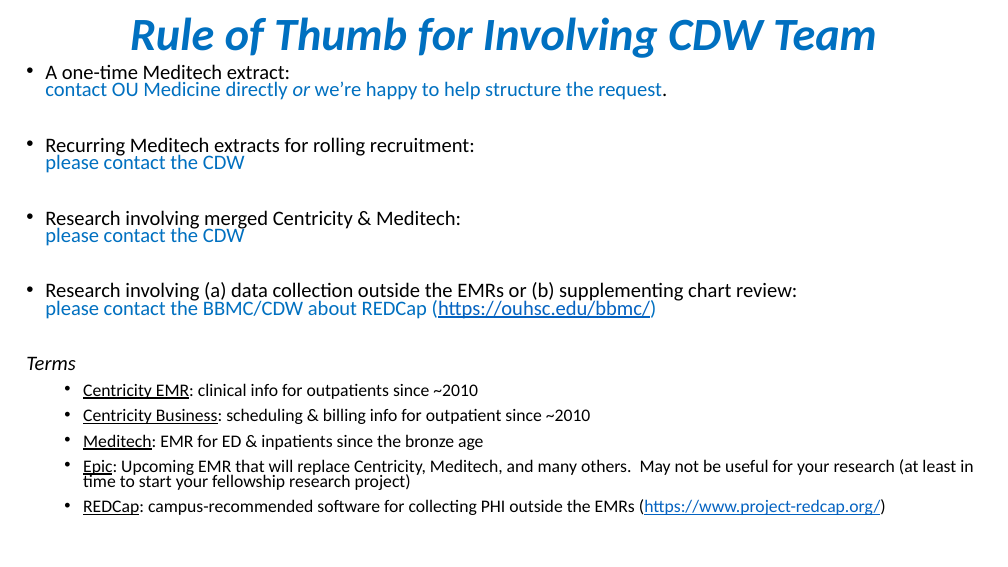
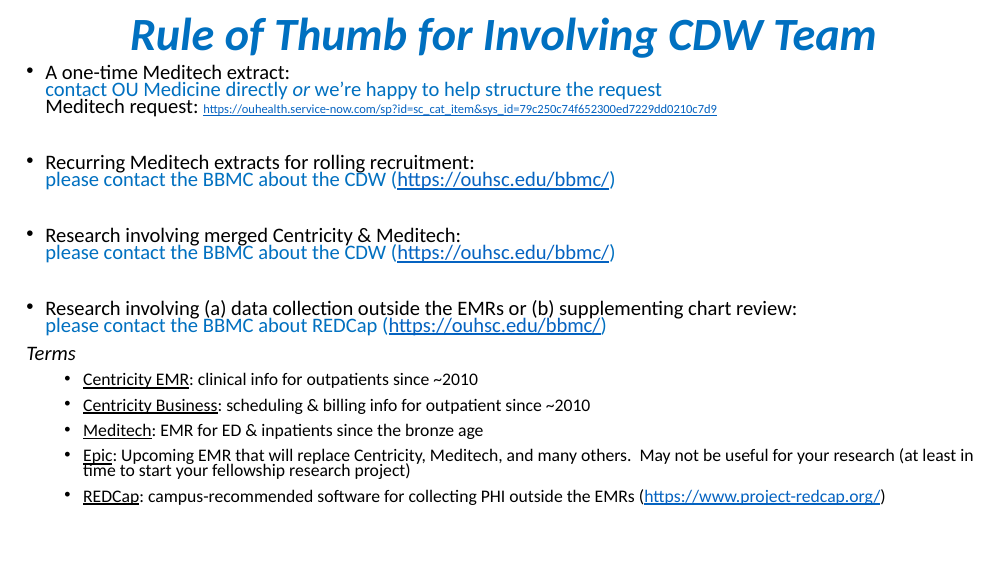
Before and after one commit to OuhscBbmc/prairie-outpost-public, a slide deck: slide 8 of publications/presentation-2020-07-ed-fellows/cdw-ed-fellows-2020-07.pptx. Drawn at 1008x567 pixels with LibreOffice and Linux fonts; fonts in the diff are those of the drawing. Boxes give left, top, right and bottom in pixels: in the first picture for what was removed or moved away, otherwise in the second. Text is boxed around its words. In the diff, an @@ line names an element or a change of style, - is before the commit and + after.

Commit message:
meditech & bbmc urls

```diff
--- a/publications/presentation-2020-07-ed-fellows/cdw-ed-fellows-2020-07.pptx
+++ b/publications/presentation-2020-07-ed-fellows/cdw-ed-fellows-2020-07.pptx
@@ text at (x1=45, y1=64, x2=797, y2=336): text changed @@
-• A one-time Meditech extract:
-  contact OU Medicine directly or we’re happy to help structure the request.
-  • Recurring Meditech extracts for rolling recruitment:
-    please contact the CDW
-  • Research involving merged Centricity & Meditech:
-    please contact the CDW
-  • Research involving (a) data collection outside the EMRs or (b) supplementing chart review:
-    please contact the BBMC/CDW about REDCap (https://ouhsc.edu/bbmc/)
+• A one-time Meditech extract:
+  contact OU Medicine directly or we’re happy to help structure the request
+  Meditech request: https://ouhealth.service-now.com/sp?id=sc_cat_item&sys_id=79c250c74f652300ed7229dd0210c7d9
+  • Recurring Meditech extracts for rolling recruitment:
+    please contact the BBMC about the CDW (https://ouhsc.edu/bbmc/)
+  • Research involving merged Centricity & Meditech:
+    please contact the BBMC about the CDW (https://ouhsc.edu/bbmc/)
+  • Research involving (a) data collection outside the EMRs or (b) supplementing chart review:
+    please contact the BBMC about REDCap (https://ouhsc.edu/bbmc/)
```
Also in this commit, not shown: 1 other file.
